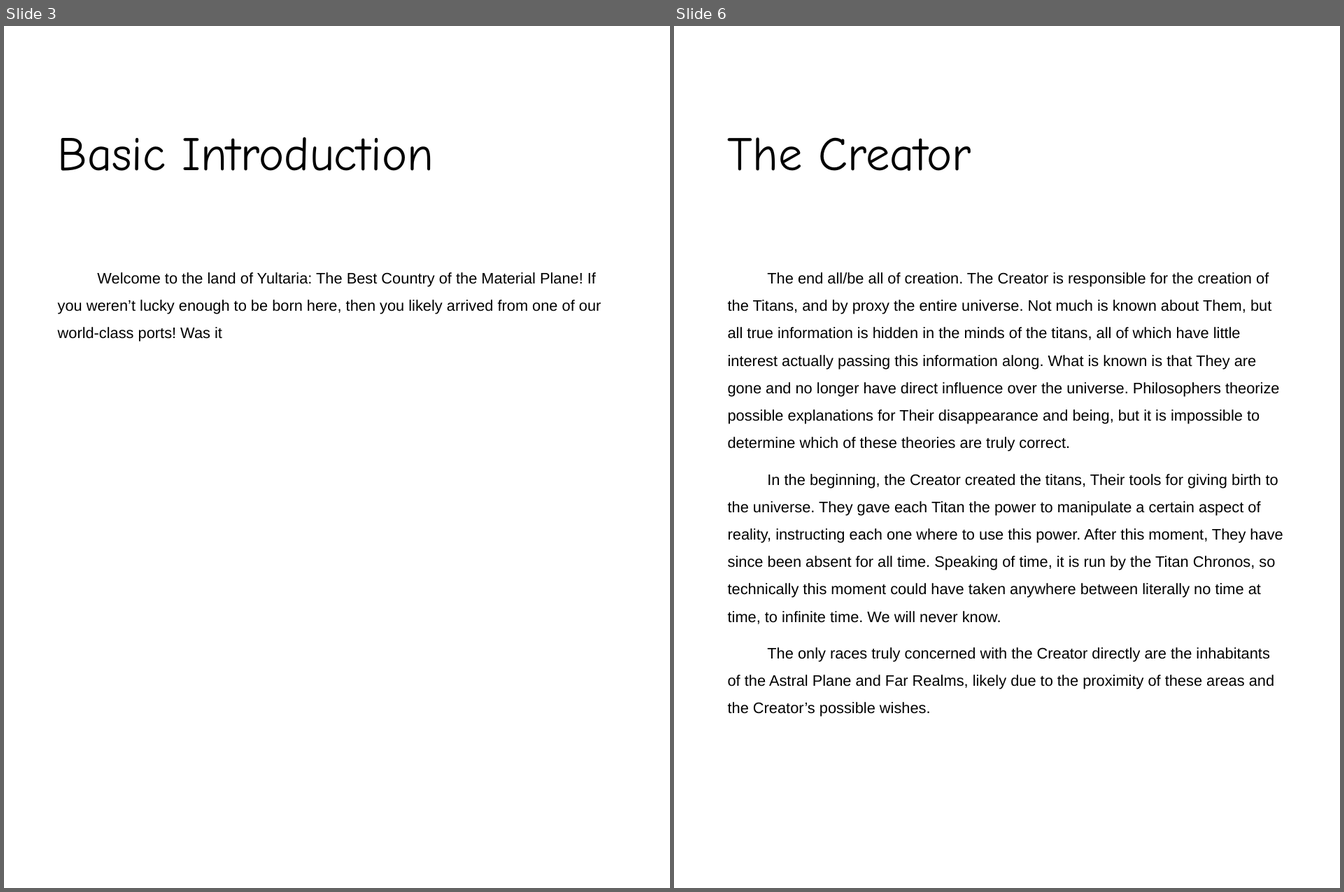
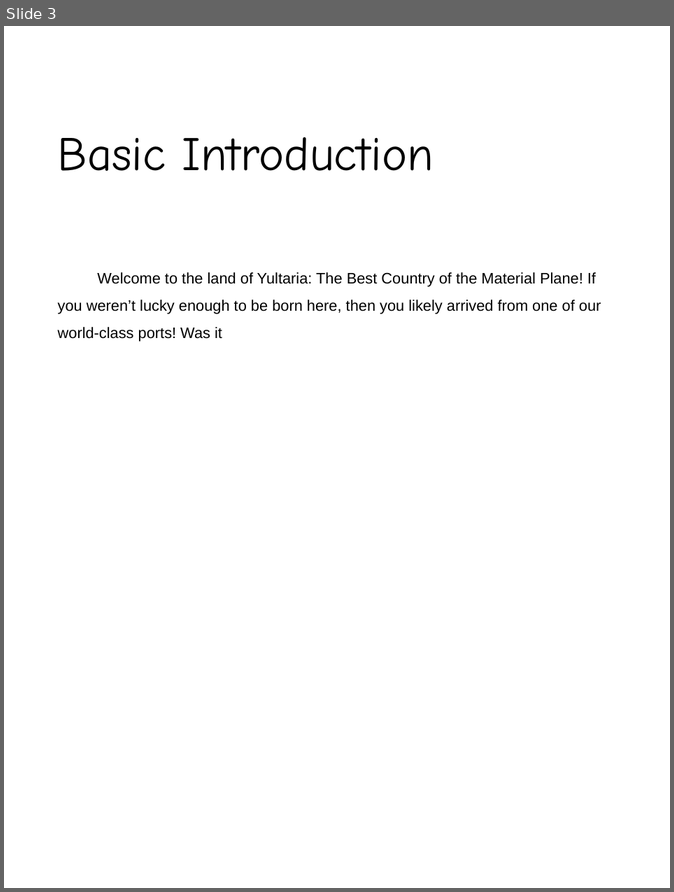
Before and after one commit to polic72/DnD-Stuff, a slide deck: The Jaws of Time.pptx. Shown side by side, each under a label of ours: slides 3 and 6 before the commit, slide 3 after it; the slides between them are not shown. The pictures are 1344x892 and 674x892 pixels, drawn with LibreOffice and Linux fonts; fonts in the diff are those of the drawing; background and template pictures are left out. Boxes give left, top, right and bottom in pixels: in the first picture for what was removed or moved away, otherwise in the second. Text is boxed around its words. In the diff, an @@ line names an element or a change of style, - is before the commit and + after.

```diff
--- a/The Jaws of Time.pptx
+++ b/The Jaws of Time.pptx
@@ slide 6 removed at (674,26,1340,888), background picture (left out) @@
@@ title removed at (728,137,972,171) @@
-The Creator
@@ text removed at (728,272,1283,717) @@
-The end all/be all of creation. The Creator is responsible for the creation of the Titans, and by proxy the entire universe. Not much is known about Them, but all true information is hidden in the minds of the titans, all of which have little interest actually passing this information along. What is known is that They are gone and no longer have direct influence over the universe. Philosophers theorize possible explanations for Their disappearance and being, but it is impossible to determine which of these theories are truly correct.
-In the beginning, the Creator created the titans, Their tools for giving birth to the universe. They gave each Titan the power to manipulate a certain aspect of reality, instructing each one where to use this power. After this moment, They have since been absent for all time. Speaking of time, it is run by the Titan Chronos, so technically this moment could have taken anywhere between literally no time at time, to infinite time. We will never know.
-The only races truly concerned with the Creator directly are the inhabitants of the Astral Plane and Far Realms, likely due to the proximity of these areas and the Creator’s possible wishes.
```
Also in this commit, not shown: 2 slides changed, 4 slides added, 9 other slides removed, 3 other files.
